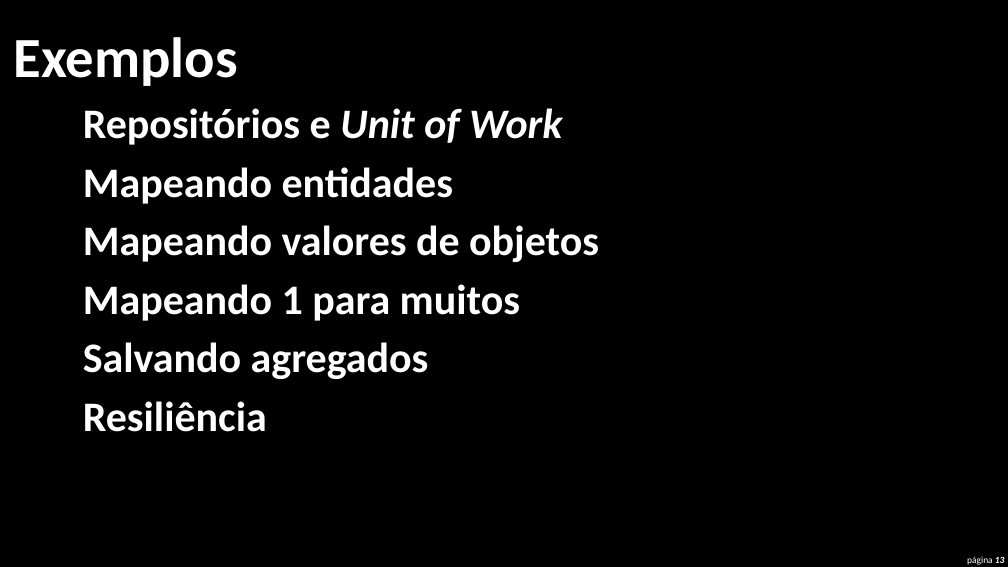
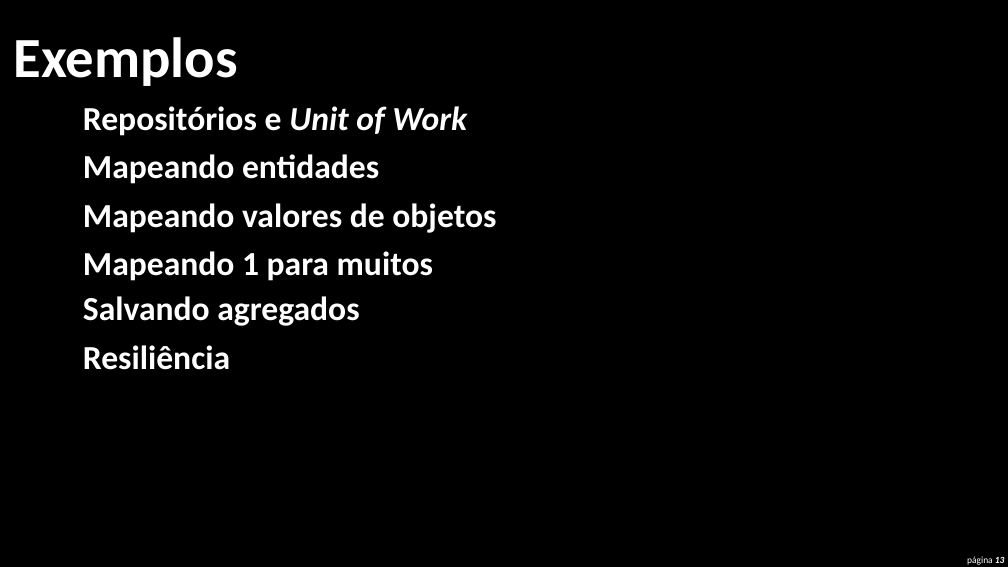
Before and after one commit to RSNUG-ORG/rsnug-6, a slide deck: slide 13 of RSNUG6.pptx. Drawn at 1008x567 pixels with LibreOffice and Linux fonts; fonts in the diff are those of the drawing. Boxes give left, top, right and bottom in pixels: in the first picture for what was removed or moved away, otherwise in the second. Text is boxed around its words. In the diff, an @@ line names an element or a change of style, - is before the commit and + after.

```diff
--- a/RSNUG6.pptx
+++ b/RSNUG6.pptx
@@ text "Mapeando entidades": place and size @@
-text "Mapeando entidades" at bbox=[83, 167, 453, 204]
+text "Mapeando entidades" at bbox=[83, 154, 379, 184]
@@ text "Mapeando valores de objetos": place and size @@
-text "Mapeando valores de objetos" at bbox=[83, 225, 599, 262]
+text "Mapeando valores de objetos" at bbox=[83, 203, 496, 233]
@@ text "Mapeando 1 para muitos": place and size @@
-text "Mapeando 1 para muitos" at bbox=[83, 284, 520, 321]
+text "Mapeando 1 para muitos" at bbox=[83, 251, 433, 281]
@@ text "Salvando agregados": place and size @@
-text "Salvando agregados" at bbox=[83, 342, 429, 379]
+text "Salvando agregados" at bbox=[83, 296, 359, 326]
@@ size 40 to 32 pt in 6 elements at bbox=[83, 106, 467, 136], bbox=[83, 154, 379, 184], bbox=[83, 203, 496, 233], bbox=[83, 251, 433, 281], bbox=[83, 296, 359, 326], bbox=[83, 345, 230, 370] @@
@@ text "Resiliência": place and size @@
-text "Resiliência" at bbox=[83, 401, 267, 432]
+text "Resiliência" at bbox=[83, 345, 230, 370]
```
Also in this commit, not shown: 7 other slides changed.
